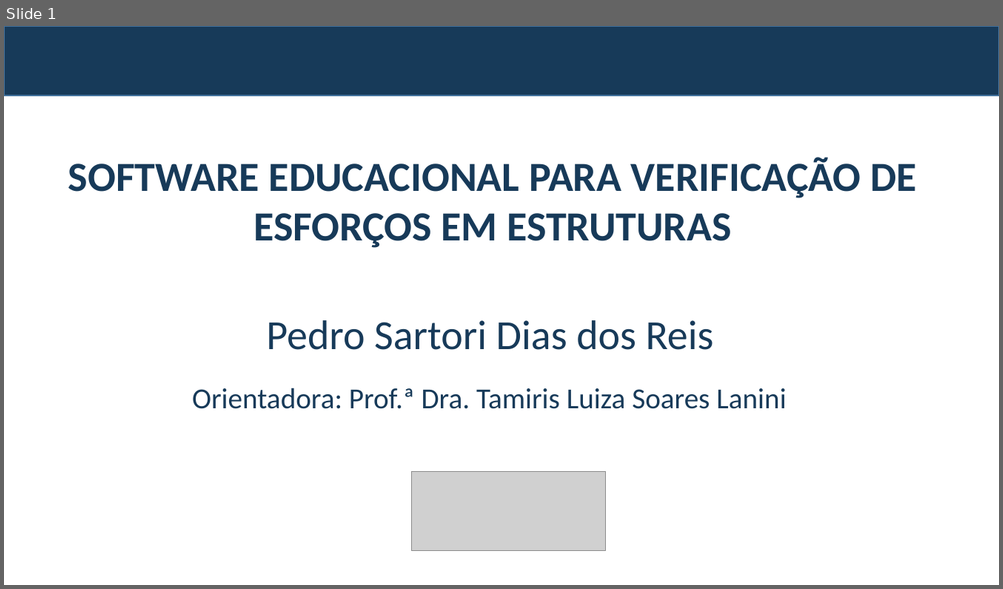
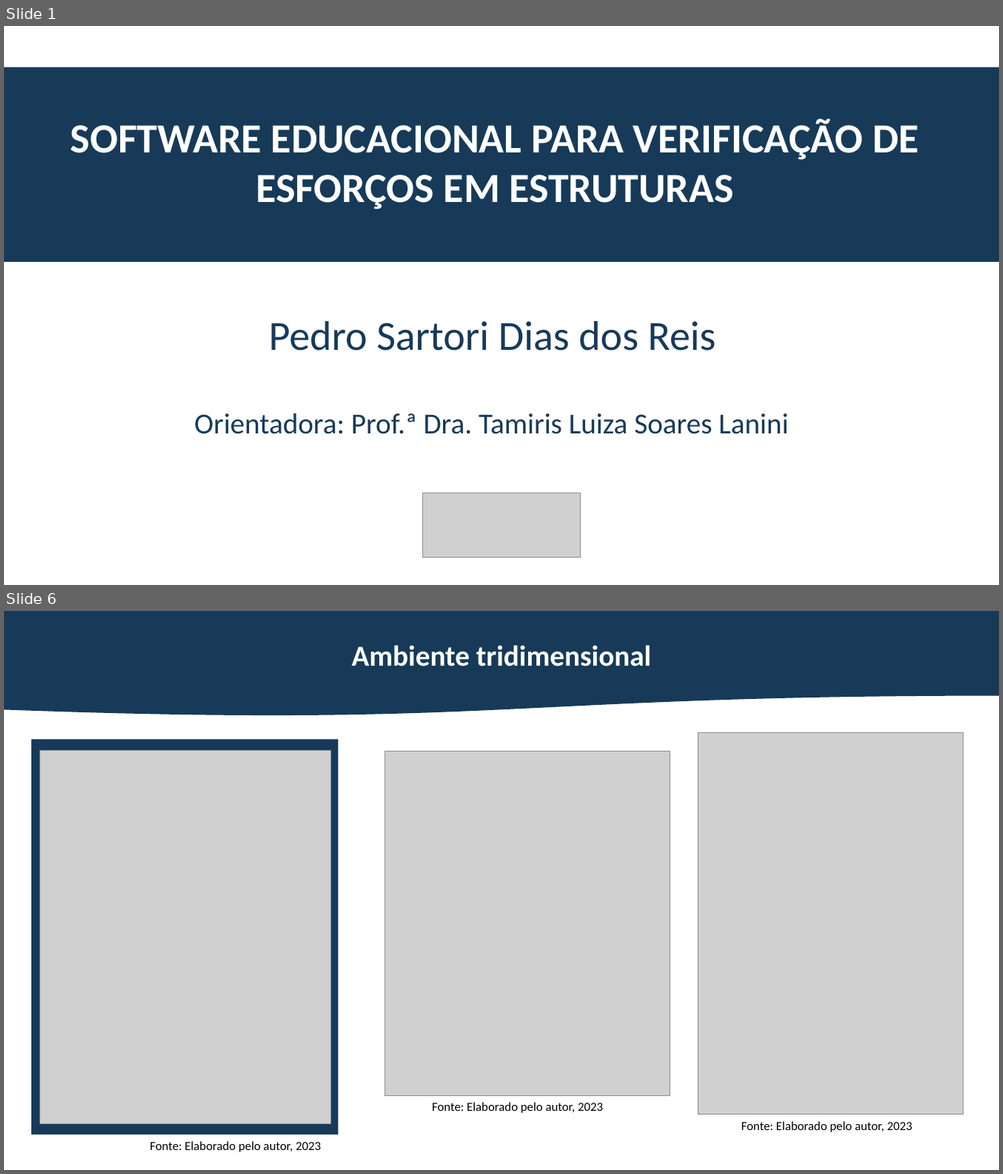
Before and after one commit to pedrosdr/TCC_Engenharia_Civil, a slide deck: apresentacao_tcc.pptx. Shown one above the other, each under a label of ours: slide 1 before the commit, slides 1 and 6 after it; the slides between them are not shown. The pictures are 1003x589 and 1003x1174 pixels, drawn with LibreOffice and Linux fonts; fonts in the diff are those of the drawing; grey boxes stand for pictures; background and template pictures are left out. Boxes give left, top, right and bottom in pixels: in the first picture for what was removed or moved away, otherwise in the second. Text is boxed around its words. In the diff, an @@ line names an element or a change of style, - is before the commit and + after.

```diff
--- a/apresentacao_tcc.pptx
+++ b/apresentacao_tcc.pptx
@@ slide 6 added at (x1=4, y1=611, x2=999, y2=1170), background picture (left out) @@
@@ flow chart document added at (x1=4, y1=611, x2=999, y2=717), fill #173A59 @@
@@ text added at (x1=352, y1=645, x2=652, y2=667), 28 pt, text #FFFFFF, bold @@
+Ambiente tridimensional
@@ rectangle added at (x1=31, y1=739, x2=338, y2=1135), fill #173A59 @@
@@ picture added at (x1=698, y1=732, x2=964, y2=1115) @@
@@ picture added at (x1=40, y1=751, x2=331, y2=1125) @@
@@ picture added at (x1=384, y1=752, x2=669, y2=1096) @@
@@ text added at (x1=432, y1=1102, x2=603, y2=1113), 12 pt, text #000000 @@
+Fonte: Elaborado pelo autor, 2023
@@ text added at (x1=150, y1=1142, x2=321, y2=1153), 12 pt, text #000000 @@
+Fonte: Elaborado pelo autor, 2023
@@ text added at (x1=741, y1=1122, x2=912, y2=1133), 12 pt, text #000000 @@
+Fonte: Elaborado pelo autor, 2023
@@ slide 1 changed as well @@
@@ rectangle removed at (x1=4, y1=26, x2=999, y2=96) @@
@@ rectangle added at (x1=4, y1=67, x2=999, y2=262), fill #173A59 @@
@@ text "SOFTWARE EDUCACIONAL PARA VERIFICAÇÃO DE ..." moved from (x1=68, y1=157, x2=916, y2=248) to (x1=71, y1=118, x2=919, y2=210) @@
@@ text "SOFTWARE EDUCACIONAL PARA VERIFICAÇÃO DE ..." at (x1=71, y1=118, x2=919, y2=210): text colour #173A59 to #FFFFFF @@
@@ text "Pedro Sartori Dias dos Reis" moved from (x1=266, y1=321, x2=714, y2=350) to (x1=269, y1=321, x2=716, y2=351) @@
@@ text "Orientadora: Prof.ª Dra. Tamiris Luiza ..." moved from (x1=192, y1=388, x2=785, y2=409) to (x1=194, y1=413, x2=788, y2=434) @@
@@ picture resized from (x1=412, y1=471, x2=606, y2=551) to (x1=423, y1=494, x2=580, y2=559) @@
```
Also in this commit, not shown: 1 other slide changed, 17 other slides added, 9 slides removed, 3 other files.
